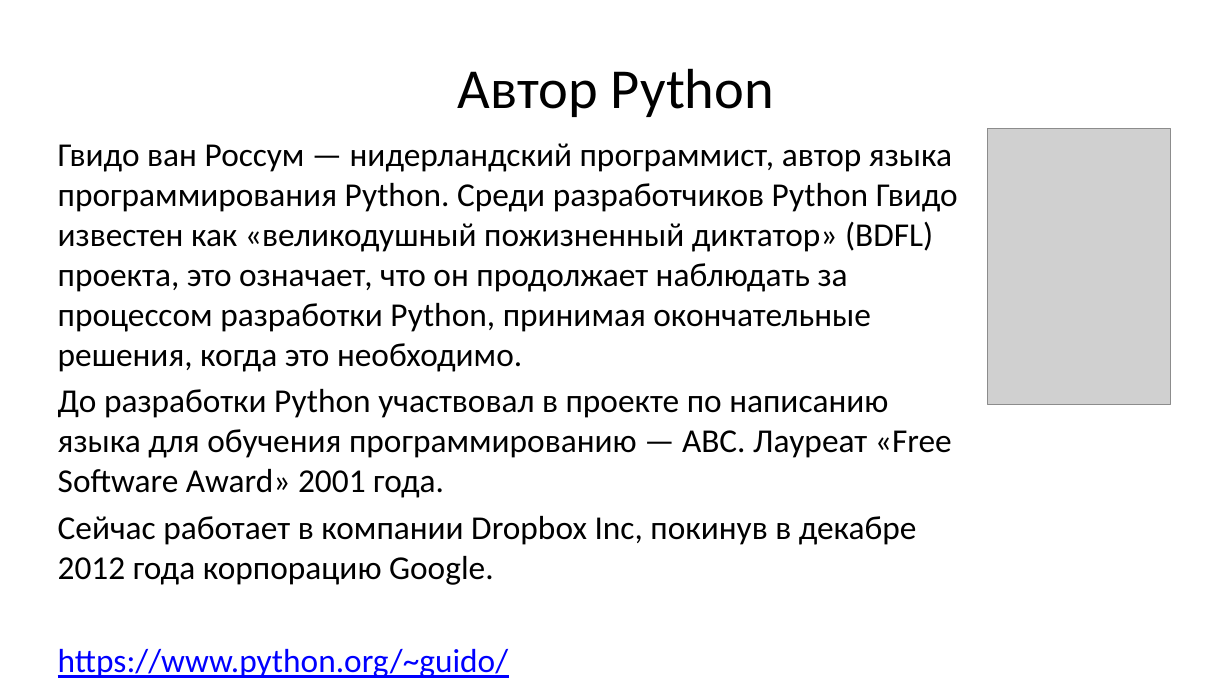
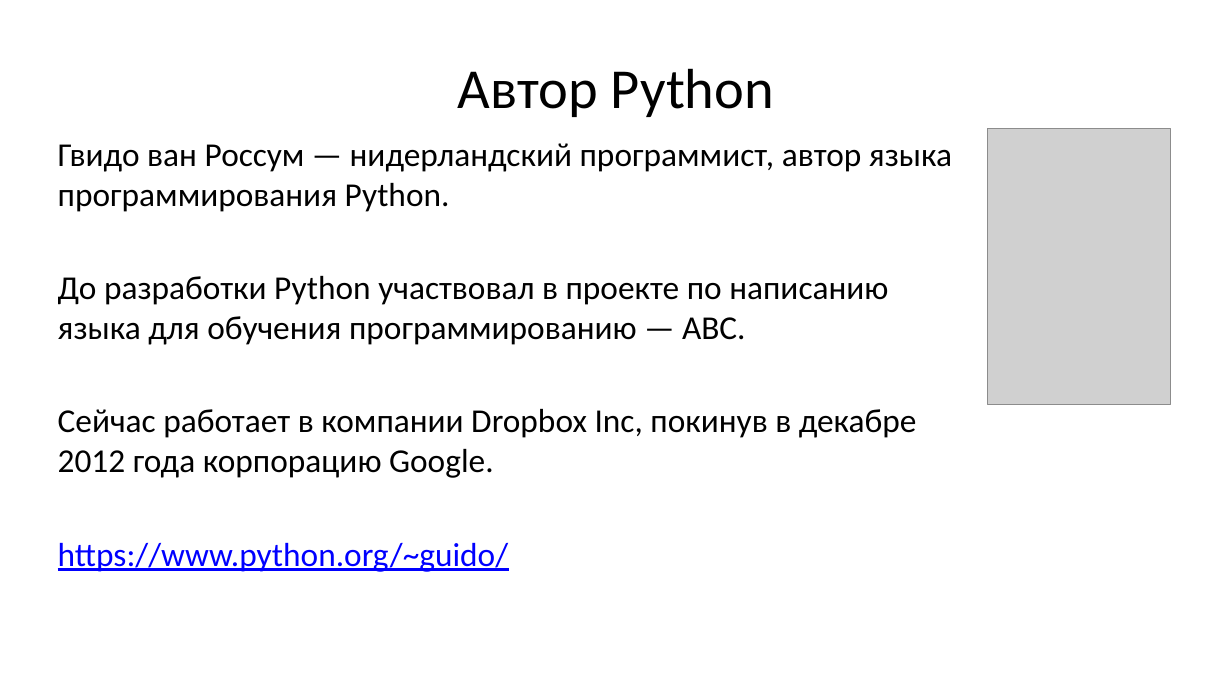
Before and after one commit to maxchv/LearnPython, a slide deck: slide 10 of webminar.pptx (slide 8 before the commit). Drawn at 1232x693 pixels with LibreOffice and Linux fonts; fonts in the diff are those of the drawing; grey boxes stand for pictures. Boxes give left, top, right and bottom in pixels: in the first picture for what was removed or moved away, otherwise in the second. Text is boxed around its words. In the diff, an @@ line names an element or a change of style, - is before the commit and + after.

```diff
--- a/webminar.pptx
+++ b/webminar.pptx
@@ text at (58,143,952,345): text changed @@
-Гвидо ван Россум — нидерландский программист, автор языка программирования Python. Среди разработчиков Python Гвидо известен как «великодушный пожизненный диктатор» (BDFL) проекта, это означает, что он продолжает наблюдать за процессом разработки Python, принимая окончательные решения, когда это необходимо.
-До разработки Python участвовал в проекте по написанию языка для обучения программированию — ABC. Лауреат «Free Software Award» 2001 года.
+Гвидо ван Россум — нидерландский программист, автор языка программирования Python.
+До разработки Python участвовал в проекте по написанию языка для обучения программированию — ABC.
```
Also in this commit, not shown: 12 other slides changed, 3 slides added, 1 slide removed.
